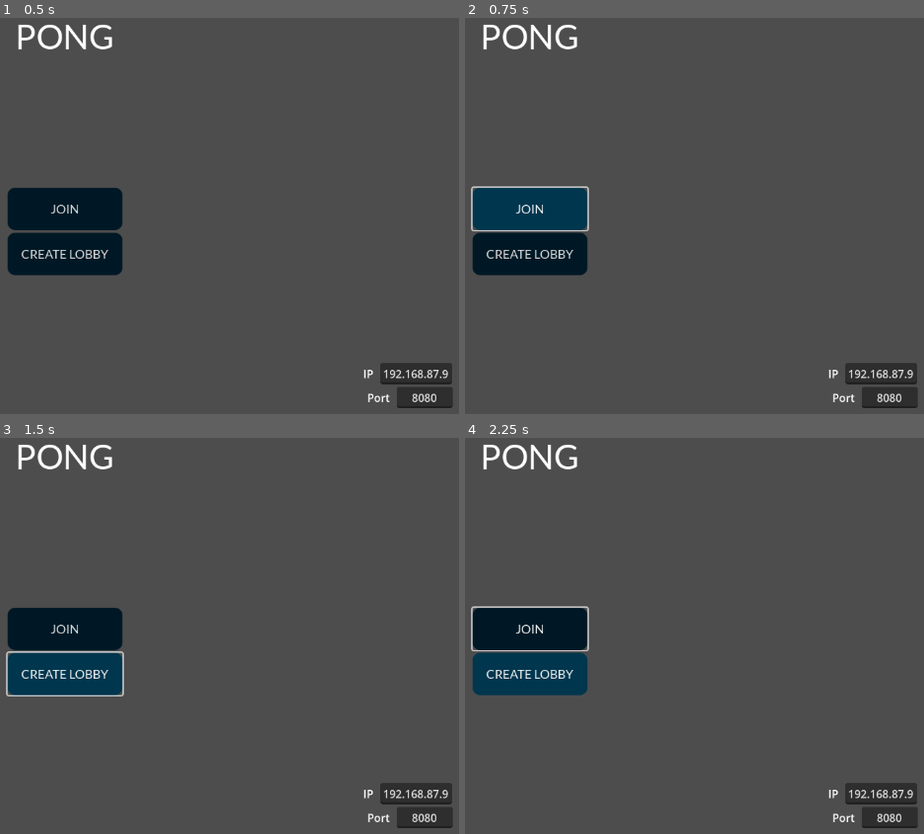
Above: before the commit, frames 1-4 (two rows, left to right).
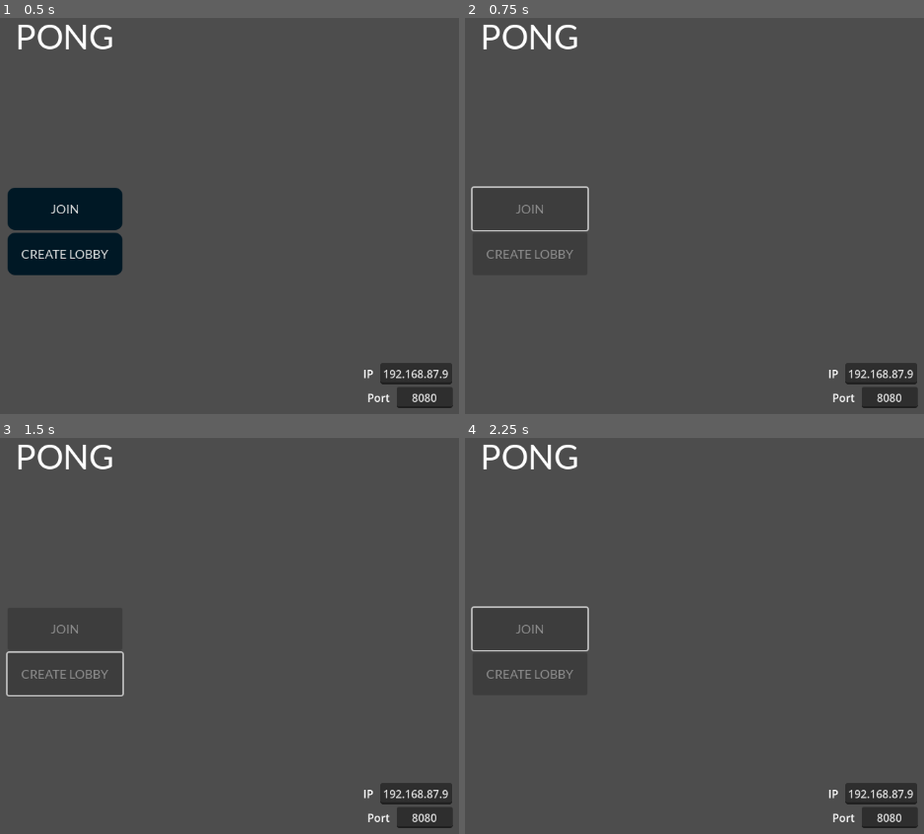
Above: after the commit, the same moments.

Repository: jegor377/pong
Game: Godot game, scene res://menu.tscn
The game is run twice, just before and just after one commit, with the same random seed, the same clock (stepped at 60 frames per second) and the same inputs.
Inputs (mouse positions are in pixels of both pictures, inside the frame that each line leads up to):
- Up to frame 1 (0.5 s): no input
- Up to frame 2 (0.75 s): click "JOIN" at 0.5 s
- Up to frame 3 (1.5 s): click (64, 675) at 1.25 s, where only the run before the commit has a clickable "CREATE LOBBY"
- Up to frame 4 (2.25 s): tap Enter at 2 s; hold Up (ui_up) from 2.03 s (still down)

Frame 1 is identical in both runs. In frame 2, 5.2% of the frame differs, in the area x 1-27%, y 42-66%; in frame 3, 5.3%; in frame 4, 5.3%.

Commit message:
Allow connect, disconnect and create session.

Diff:
--- /dev/null
+++ b/lobby.gd
@@ -0,0 +1,16 @@
+extends Control
+
+
+# Called when the node enters the scene tree for the first time.
+func _ready():
+	if Networking.session_role == Networking.ClientType.MAIN:
+		%FirstPlayerLabel.text += " (You)"
+		%SecondPlayerLabel.text += " (Enemy)"
+	elif Networking.session_role == Networking.ClientType.SECONDARY:
+		%SecondPlayerLabel.text += " (You)"
+		%FirstPlayerLabel.text += " (Enemy)"
+
+
+# Called every frame. 'delta' is the elapsed time since the previous frame.
+func _process(delta):
+	pass
--- a/lobby.tscn
+++ b/lobby.tscn
@@ -1,7 +1,9 @@
-[gd_scene load_steps=5 format=3 uid="uid://b7lurk17j0a8u"]
+[gd_scene load_steps=7 format=3 uid="uid://b7lurk17j0a8u"]
 
 [ext_resource type="FontFile" uid="uid://pjujtt4estef" path="res://assets/Lato-Regular.ttf" id="1_1ybik"]
+[ext_resource type="Script" path="res://lobby.gd" id="1_wmg3g"]
 [ext_resource type="Texture2D" uid="uid://osbijxufoqqk" path="res://assets/player icon.png" id="2_3gaf4"]
+[ext_resource type="Script" path="res://player_texture.gd" id="4_n4xt2"]
 
 [sub_resource type="LabelSettings" id="LabelSettings_kfd4q"]
 font = ExtResource("1_1ybik")
@@ -18,6 +20,7 @@
 anchor_bottom = 1.0
 grow_horizontal = 2
 grow_vertical = 2
+script = ExtResource("1_wmg3g")
 
 [node name="VBoxContainer" type="VBoxContainer" parent="."]
 layout_mode = 1
@@ -54,7 +57,8 @@
 layout_mode = 2
 size_flags_horizontal = 3
 
-[node name="Label" type="Label" parent="VBoxContainer/MarginContainer/HBoxContainer/Player1"]
+[node name="FirstPlayerLabel" type="Label" parent="VBoxContainer/MarginContainer/HBoxContainer/Player1"]
+unique_name_in_owner = true
 layout_mode = 2
 text = "PLAYER #1"
 label_settings = SubResource("LabelSettings_4akj3")
@@ -66,19 +70,22 @@
 size_flags_horizontal = 4
 size_flags_vertical = 4
 
-[node name="TextureRect" type="TextureRect" parent="VBoxContainer/MarginContainer/HBoxContainer/Player1/VBoxContainer"]
+[node name="FirstPlayerTexture" type="TextureRect" parent="VBoxContainer/MarginContainer/HBoxContainer/Player1/VBoxContainer"]
+unique_name_in_owner = true
 modulate = Color(1, 1, 1, 0.117647)
 layout_mode = 2
 size_flags_vertical = 3
 texture = ExtResource("2_3gaf4")
 expand_mode = 1
 stretch_mode = 4
+script = ExtResource("4_n4xt2")
 
 [node name="Player2" type="VBoxContainer" parent="VBoxContainer/MarginContainer/HBoxContainer"]
 layout_mode = 2
 size_flags_horizontal = 3
 
-[node name="Label" type="Label" parent="VBoxContainer/MarginContainer/HBoxContainer/Player2"]
+[node name="SecondPlayerLabel" type="Label" parent="VBoxContainer/MarginContainer/HBoxContainer/Player2"]
+unique_name_in_owner = true
 layout_mode = 2
 text = "PLAYER #2"
 label_settings = SubResource("LabelSettings_4akj3")
@@ -90,13 +97,15 @@
 size_flags_horizontal = 4
 size_flags_vertical = 4
 
-[node name="TextureRect" type="TextureRect" parent="VBoxContainer/MarginContainer/HBoxContainer/Player2/VBoxContainer"]
+[node name="SecondPlayerTexture" type="TextureRect" parent="VBoxContainer/MarginContainer/HBoxContainer/Player2/VBoxContainer"]
+unique_name_in_owner = true
 modulate = Color(1, 1, 1, 0.117647)
 layout_mode = 2
 size_flags_vertical = 3
 texture = ExtResource("2_3gaf4")
 expand_mode = 1
 stretch_mode = 4
+script = ExtResource("4_n4xt2")
 
 [node name="VBoxContainer" type="VBoxContainer" parent="VBoxContainer"]
 layout_mode = 2
--- a/menu.gd
+++ b/menu.gd
@@ -1,22 +1,36 @@
 extends Control
 
+@export
+var lobby_scene: PackedScene
 
 var IPRegEx = RegEx.new()
+var action := "none"
 
 # Called when the node enters the scene tree for the first time.
 func _ready():
 	IPRegEx.compile("^\\d{0,3}\\.\\d{0,3}\\.\\d{0,3}\\.\\d{0,3}$")
 	Networking.ip = %IPEdit.text
 	Networking.port = %PortEdit.text
+	Networking.connect("connected", _on_connected)
+	Networking.connect("not_connected", _on_not_connected)
+	Networking.connect("assigned_to_session", _on_assigned_to_session)
 
 
 func _on_connect_pressed():
+	set_btns_disabled(true)
+	action = "join"
 	Networking.connect_to_server()
 
 
 func _on_host_pressed():
-	pass # Replace with function body.
+	set_btns_disabled(true)
+	action = "host"
+	Networking.connect_to_server()
 
+
+func set_btns_disabled(state) -> void:
+	%Join.disabled = state
+	%Host.disabled = state
 
 @onready var old_ip: String = %IPEdit.text
 func _on_ip_edit_text_changed(new_text):
@@ -34,3 +48,17 @@
 		old_port = new_text
 	else:
 		%PortEdit.text = old_port
+
+func _on_connected() -> void:
+	set_btns_disabled(false)
+	if action == "join":
+		pass
+	elif action == "host":
+		Networking.create_session()
+
+func _on_not_connected() -> void:
+	set_btns_disabled(false)
+	print("NOT_CONNECTED")
+
+func _on_assigned_to_session() -> void:
+	get_tree().change_scene_to_packed(lobby_scene)
--- a/menu.tscn
+++ b/menu.tscn
@@ -1,8 +1,9 @@
-[gd_scene load_steps=5 format=3 uid="uid://sipe5y1w02d8"]
+[gd_scene load_steps=6 format=3 uid="uid://sipe5y1w02d8"]
 
 [ext_resource type="Theme" uid="uid://dbu4uqvxb4m86" path="res://menu.tres" id="1_etwdu"]
 [ext_resource type="Script" path="res://menu.gd" id="1_ljfwh"]
 [ext_resource type="FontFile" uid="uid://pjujtt4estef" path="res://assets/Lato-Regular.ttf" id="1_wh6wf"]
+[ext_resource type="PackedScene" uid="uid://b7lurk17j0a8u" path="res://lobby.tscn" id="2_srbdk"]
 
 [sub_resource type="LabelSettings" id="LabelSettings_eewyh"]
 font = ExtResource("1_wh6wf")
@@ -16,6 +17,7 @@
 grow_horizontal = 2
 grow_vertical = 2
 script = ExtResource("1_ljfwh")
+lobby_scene = ExtResource("2_srbdk")
 
 [node name="VBoxContainer" type="VBoxContainer" parent="."]
 layout_mode = 1
@@ -41,12 +43,14 @@
 [node name="VBoxContainer" type="VBoxContainer" parent="VBoxContainer/CenterContainer"]
 layout_mode = 2
 
-[node name="Connect" type="Button" parent="VBoxContainer/CenterContainer/VBoxContainer"]
+[node name="Join" type="Button" parent="VBoxContainer/CenterContainer/VBoxContainer"]
+unique_name_in_owner = true
 layout_mode = 2
 theme = ExtResource("1_etwdu")
 text = "JOIN"
 
 [node name="Host" type="Button" parent="VBoxContainer/CenterContainer/VBoxContainer"]
+unique_name_in_owner = true
 layout_mode = 2
 theme = ExtResource("1_etwdu")
 text = "CREATE LOBBY"
@@ -94,7 +98,7 @@
 text = "8080"
 alignment = 1
 
-[connection signal="pressed" from="VBoxContainer/CenterContainer/VBoxContainer/Connect" to="." method="_on_connect_pressed"]
+[connection signal="pressed" from="VBoxContainer/CenterContainer/VBoxContainer/Join" to="." method="_on_connect_pressed"]
 [connection signal="pressed" from="VBoxContainer/CenterContainer/VBoxContainer/Host" to="." method="_on_host_pressed"]
 [connection signal="text_changed" from="VBoxContainer/MarginContainer/VBoxContainer/HBoxContainer/IPEdit" to="." method="_on_ip_edit_text_changed"]
 [connection signal="text_changed" from="VBoxContainer/MarginContainer/VBoxContainer/HBoxContainer2/PortEdit" to="." method="_on_port_edit_text_changed"]
--- a/networking.gd
+++ b/networking.gd
@@ -1,12 +1,19 @@
 extends Node
 
+signal connected()
+signal not_connected()
+signal assigned_to_session()
+signal disconnected()
 
 var ip: String
 var port: String
 
 var main_id: int
 var secondary_id: int
-var current_id: int
+var current_id: int = -1
+
+var session_id: int = -1
+var session_role: int = ClientType.NONE
 
 var palette_pos: Vector2
 var palette_dir: Vector2
@@ -20,7 +27,29 @@
 
 enum PacketType {
 	UNKNOWN = -1,
-	CONNECT = 0
+	CONNECT = 0,
+	CONNECTED = 1,
+	NOT_CONNECTED = 2,
+	DISCONNECT = 3,
+	CREATE_SESSION = 4,
+	ASSIGNED_TO_SESSION = 5,
+	COULD_NOT_MAKE_SESSION = 6,
+	SET_READY = 7,
+	COULD_NOT_ASSIGN_TO_SESSION = 9,
+	SESSION_DISCONNECT_STATUS = 11,
+	GAME_STARTED = 13,
+	INFORM_BALL_POS = 15,
+	INFORM_PLAYER_POS = 17,
+	INFORM_POINT_SCORED = 19,
+	INFORM_WON = 20,
+	IM_ALIVE = 21,
+	DISCONNECTED = 22
+}
+
+enum ClientType {
+	NONE = -1,
+	MAIN = 0,
+	SECONDARY = 1
 }
 
 var packet_type: int = PacketType.UNKNOWN
@@ -43,8 +72,13 @@
 var part_size := 0
 var read_amount := 0
 
+var pingTimer := Timer.new()
+
 func _ready():
 	client = PacketPeerUDP.new()
+	add_child(pingTimer)
+	pingTimer.one_shot = false
+	pingTimer.connect("timeout", alive_timeout)
 
 func _process(delta):
 	if client.get_available_packet_count() > 0:
@@ -95,9 +129,7 @@
 					var calc_crc := crc16(tmp_packet)
 
 					if calc_crc == packet_crc:
-						print("CRC correcto")
-					else:
-						print("CRC incorrecto")
+						process_decoded_packet()
 
 					tmp_packet.clear()
 					current_decode_step = PackedDecodeStep.PREAMBULE
@@ -147,10 +179,12 @@
 
 func create_packet(type: int, data: PackedByteArray = PackedByteArray([])) -> PackedByteArray:
 	var packet := PackedByteArray(PREAMBULE)
-	packet.resize(PREAMBULE.size() + 3 + data.size() + 2)
+	var initial_size := PREAMBULE.size() + 3
+	packet.resize(initial_size)
 	packet.encode_u8(3, type)
 	packet.encode_u16(4, data.size())
 	packet += data
+	packet.resize(initial_size + data.size() + 2)
 	var crc = crc16(packet)
 	packet.encode_u16(6 + data.size(), crc)
 
@@ -159,7 +193,72 @@
 func create_connect_packet() -> PackedByteArray:
 	return create_packet(PacketType.CONNECT)
 
+func create_im_alive_packet() -> PackedByteArray:
+	return create_packet(PacketType.IM_ALIVE)
+
+func create_disconnect_packet() -> PackedByteArray:
+	var data := PackedByteArray([0, 0])
+	data.encode_u16(0, current_id)
+	return create_packet(PacketType.DISCONNECT, data)
+
+func create_make_session_packet() -> PackedByteArray:
+	var data := PackedByteArray([0, 0])
+	data.encode_u16(0, current_id)
+	return create_packet(PacketType.CREATE_SESSION, data)
+
 func connect_to_server() -> void:
 	client.connect_to_host(ip, int(port))
-	var connectPacket := create_connect_packet()
-	client.put_packet(connectPacket)
+	var connect_packet := create_connect_packet()
+	client.put_packet(connect_packet)
+
+func send_im_alive() -> void:
+	var im_alive_packet := create_im_alive_packet()
+	client.put_packet(im_alive_packet)
+
+func disconnect_from_server() -> void:
+	if current_id != -1:
+		var disconnect_packet := create_disconnect_packet()
+		client.put_packet(disconnect_packet)
+	else:
+		print("Client not connected")
+
+func create_session() -> void:
+	if current_id != -1:
+		var create_session_packet := create_make_session_packet()
+		client.put_packet(create_session_packet)
+	else:
+		print("Client not connected")
+
+func process_decoded_packet() -> void:
+	match packet_type:
+		PacketType.CONNECTED:
+			current_id = packet_data.decode_u16(0)
+			print("Connected on id: ", current_id)
+			pingTimer.start(5)
+			emit_signal("connected")
+		PacketType.NOT_CONNECTED:
+			emit_signal("not_connected")
+		PacketType.ASSIGNED_TO_SESSION:
+			var _session_id := packet_data.decode_u16(0)
+			var _client_id := packet_data.decode_u16(2)
+			var client_type = packet_data.decode_u8(4)
+
+			session_role = client_type
+			session_id = _session_id
+
+			match client_type:
+				ClientType.MAIN:
+					main_id = _client_id
+				ClientType.SECONDARY:
+					secondary_id = _client_id
+				_:
+					return
+			emit_signal("assigned_to_session")
+		PacketType.DISCONNECTED:
+			pingTimer.stop()
+			current_id = -1
+			print("Disconnected")
+			emit_signal("disconnected")
+
+func alive_timeout() -> void:
+	send_im_alive()
--- /dev/null
+++ b/player_texture.gd
@@ -0,0 +1,17 @@
+extends TextureRect
+
+
+# Called when the node enters the scene tree for the first time.
+func _ready():
+	pass # Replace with function body.
+
+
+# Called every frame. 'delta' is the elapsed time since the previous frame.
+func _process(delta):
+	pass
+
+func enable() -> void:
+	modulate.a = 255
+
+func disable() -> void:
+	modulate.a = 30
